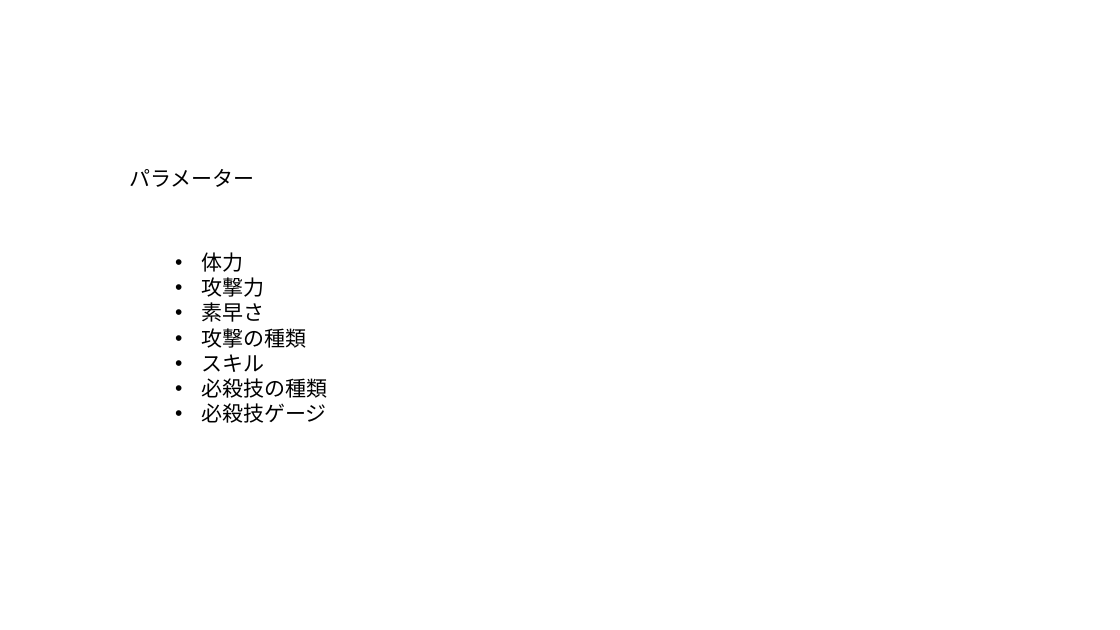
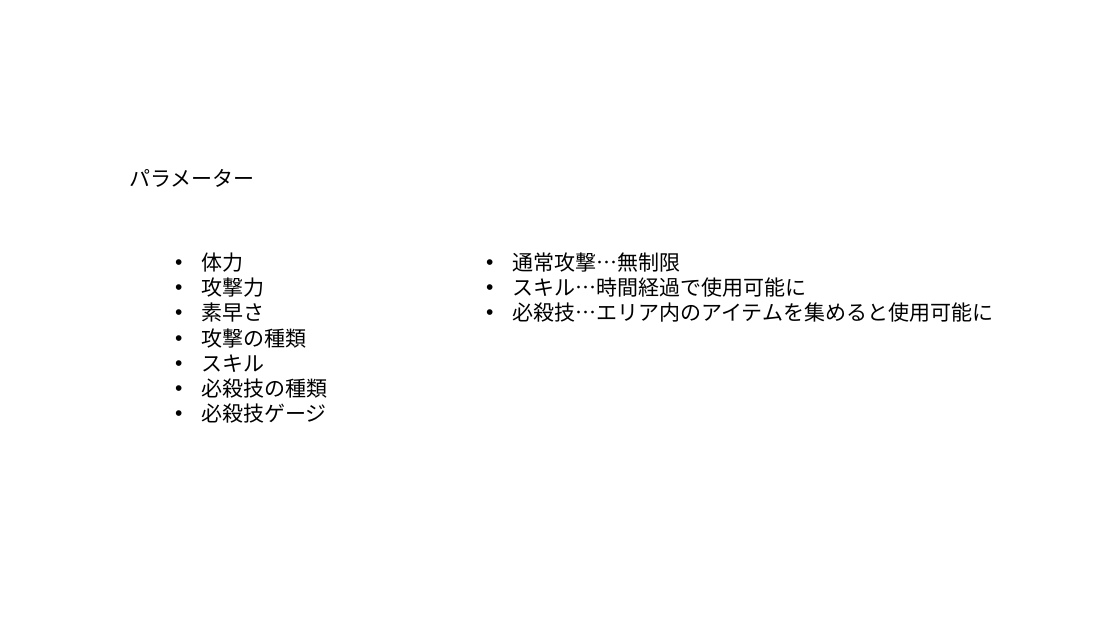
Before and after one commit to soushi1116/Employment, a slide deck: slide 1 of 仕様書/キャラクター.pptx. Drawn at 1120x630 pixels with LibreOffice and Linux fonts; fonts in the diff are those of the drawing. Boxes give left, top, right and bottom in pixels: in the first picture for what was removed or moved away, otherwise in the second. Text is boxed around its words. In the diff, an @@ line names an element or a change of style, - is before the commit and + after.

```diff
--- a/仕様書/キャラクター.pptx
+++ b/仕様書/キャラクター.pptx
@@ text added at <box>512,252,993,322</box>, 18 pt, text #000000 @@
+• 通常攻撃…無制限
+• スキル…時間経過で使用可能に
+• 必殺技…エリア内のアイテムを集めると使用可能に
```
Also in this commit, not shown: 1 other slide changed, 7 slides added, 2 other files.
